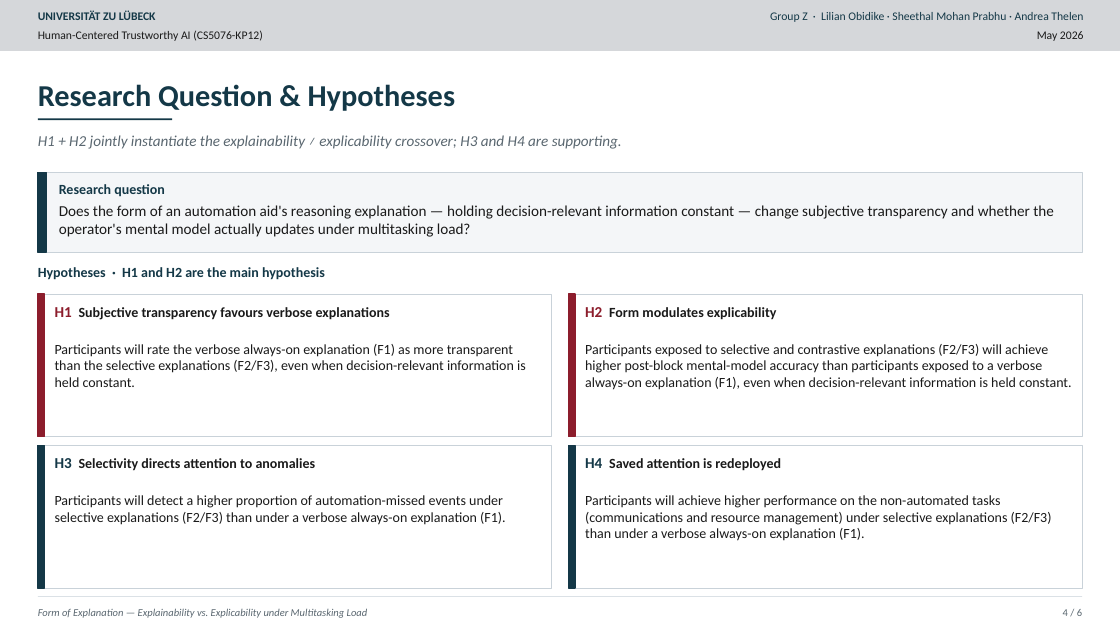
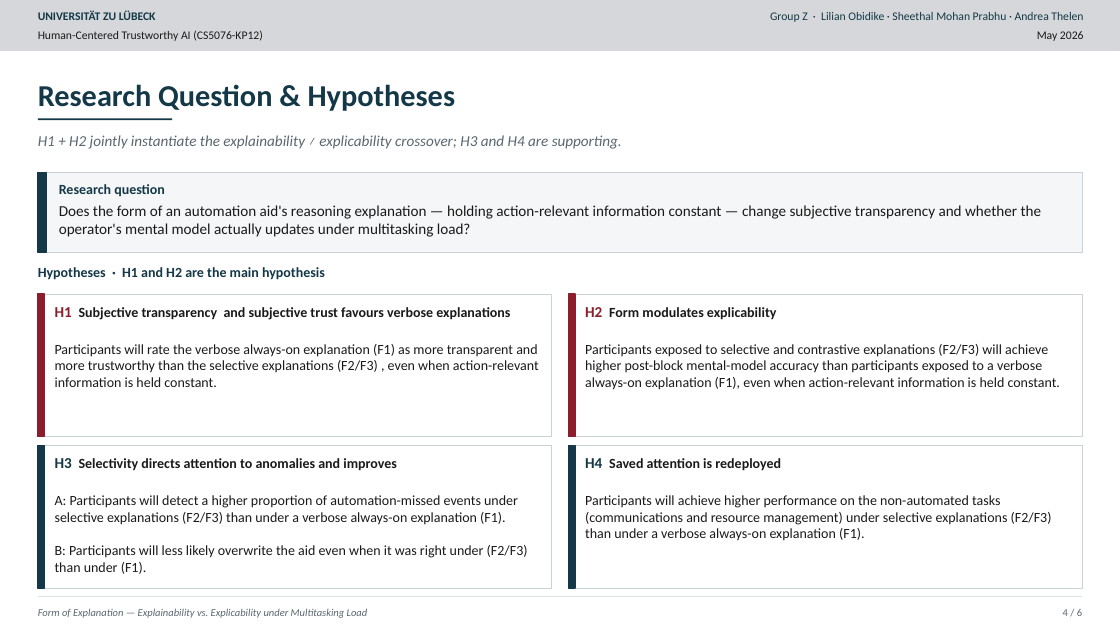
Before and after one commit to AndreaThelen/HumanCenteredAI, a slide deck: slide 4 of Documents/Study.pptx. Drawn at 1120x630 pixels with LibreOffice and Linux fonts; fonts in the diff are those of the drawing. Boxes give left, top, right and bottom in pixels: in the first picture for what was removed or moved away, otherwise in the second. Text is boxed around its words. In the diff, an @@ line names an element or a change of style, - is before the commit and + after.

```diff
--- a/Documents/Study.pptx
+++ b/Documents/Study.pptx
@@ text at [59,205,1042,237]: text changed @@
-Does the form of an automation aid's reasoning explanation — holding decision-relevant information constant — change subjective transparency and whether the operator's mental model actually updates under multitasking load?
+Does the form of an automation aid's reasoning explanation — holding action-relevant information constant — change subjective transparency and whether the operator's mental model actually updates under multitasking load?
@@ text at [55,307,510,320]: text changed @@
-H1 Subjective transparency favours verbose explanations
+H1 Subjective transparency and subjective trust favours verbose explanations
@@ text at [55,344,539,387]: text changed @@
-Participants will rate the verbose always-on explanation (F1) as more transparent than the selective explanations (F2/F3), even when decision-relevant information is held constant.
+Participants will rate the verbose always-on explanation (F1) as more transparent and more trustworthy than the selective explanations (F2/F3) , even when action-relevant information is held constant.
@@ text at [585,344,1060,390]: text changed @@
-Participants exposed to selective and contrastive explanations (F2/F3) will achieve higher post-block mental-model accuracy than participants exposed to a verbose always-on explanation (F1), even when decision-relevant information is held constant.
+Participants exposed to selective and contrastive explanations (F2/F3) will achieve higher post-block mental-model accuracy than participants exposed to a verbose always-on explanation (F1), even when action-relevant information is held constant.
@@ text at [55,458,397,471]: text changed @@
-H3 Selectivity directs attention to anomalies
+H3 Selectivity directs attention to anomalies and improves
@@ text at [55,495,528,574]: text changed @@
-Participants will detect a higher proportion of automation-missed events under selective explanations (F2/F3) than under a verbose always-on explanation (F1).
+A: Participants will detect a higher proportion of automation-missed events under selective explanations (F2/F3) than under a verbose always-on explanation (F1).
+B: Participants will less likely overwrite the aid even when it was right under (F2/F3) than under (F1).
```
Also in this commit, not shown: 5 other slides changed, 1 other file.
